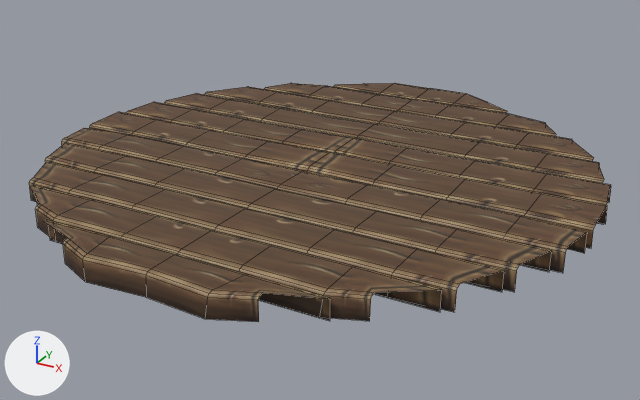
An edit to the Blender file Sources/Tower.blend, drawn before and after from the same camera.
Camera for both pictures: a 50 mm camera at (0.727, -1.328, 0.613) aimed at (0.007, -0.017, -0.042). The lights are fixed; the arrows at lower left show +X, +Y and +Z. Mesh edges are drawn as thin lines.

The older version as bpy lines, for what is in view:
```python
me_circle_001 = bpy.data.meshes.new('Circle.001')
me_circle_001.from_pydata(...)  # 720 vertices, 476 faces; spans x -0.503..0.503, y -0.511..0.527, z -0.01..0.034
me_circle_001.polygons.foreach_set('use_smooth', [True] * 476)
me_circle_001.materials.append(mat_wood)  # picture img_woodtex
ob_roof = bpy.data.objects.new('Roof', me_circle_001)
ob_roof.location = (0.0, 0.0, 0.0)
```
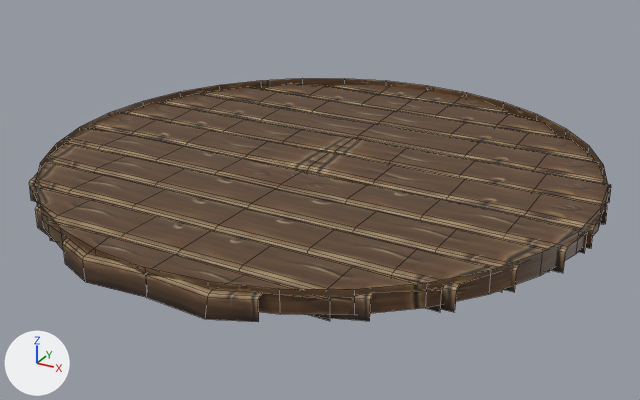
What changed in the scene script:
```text
Change me_circle_001:
    used by ob_roof; location = (0.0, 0.0, 0.0)
    remove me_circle_001.from_pydata(...)  # 720 vertices, 476 faces; spans x -0.503..0.503, y -0.511..0.527, z -0.01..0.034
    add me_circle_001.from_pydata(...)  # 784 vertices, 508 faces; spans x -0.503..0.503, y -0.511..0.527, z -0.01..0.041
    me_circle_001 part 1: a new loose piece of 64 vertices spanning x -0.5..0.5, y -0.5..0.5, z 0.002..0.041, in mat_wood (picture img_woodtex)
```

Changed parts and their boxes [x1, y1, x2, y2] in the pictures (640 x 400 px):
'Roof', reshaped
    before: [29, 83, 611, 322]
    after: [29, 78, 611, 322]
part 1 of me_circle_001, added (brown)
    after: [35, 78, 608, 315]
